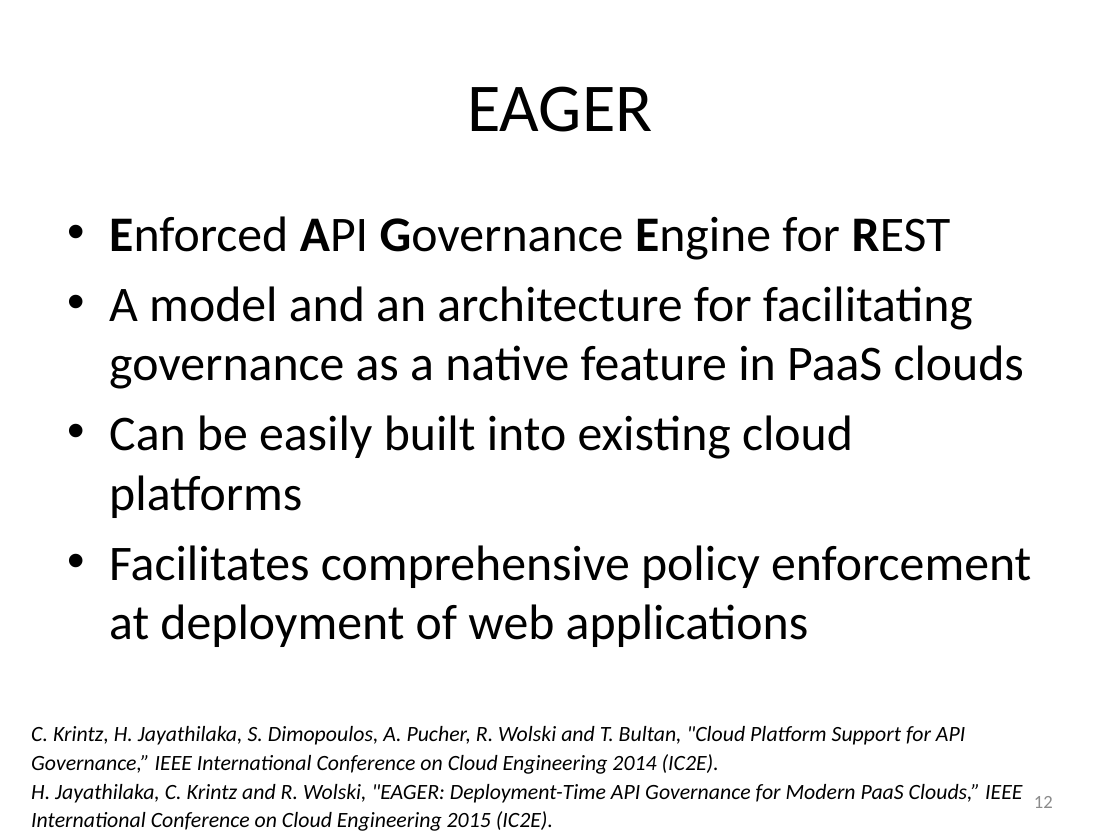
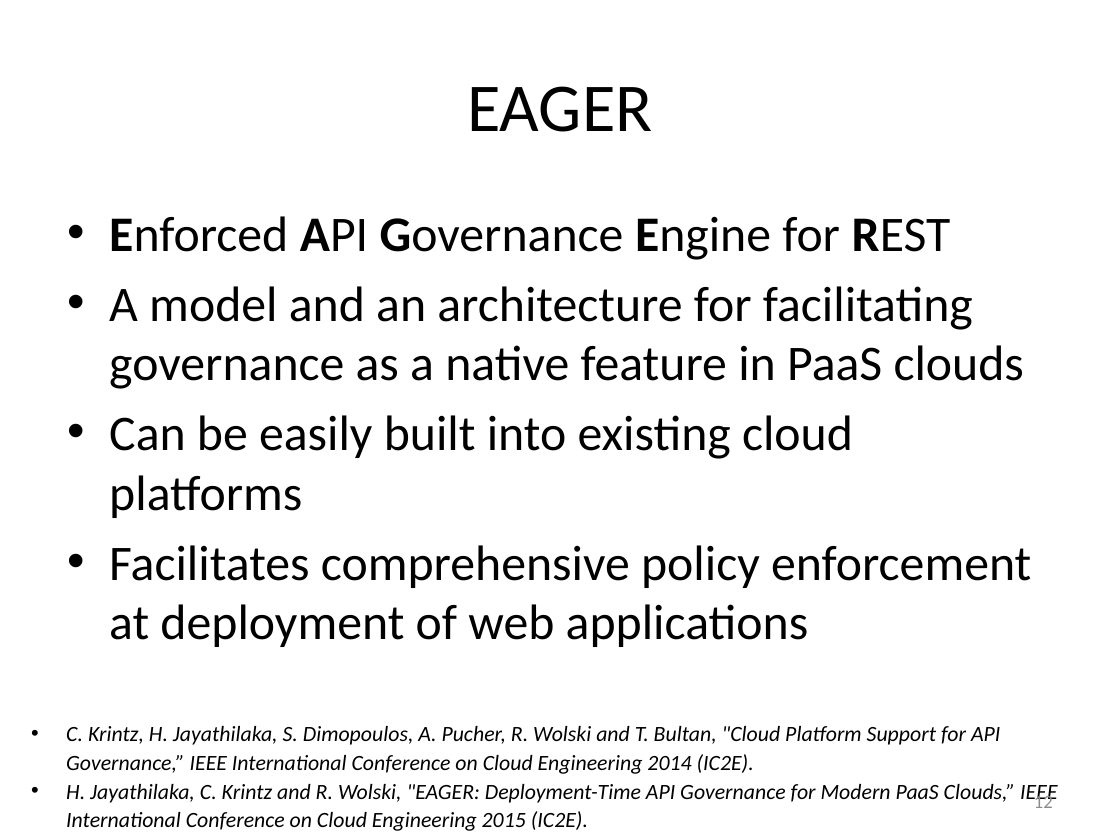
Before and after one commit to Dithn/eager-appscale, a slide deck: slide 12 of Eager/elk-experiment/appserver/system_design.pptx. Drawn at 1120x840 pixels with LibreOffice and Linux fonts; fonts in the diff are those of the drawing. Boxes give left, top, right and bottom in pixels: in the first picture for what was removed or moved away, otherwise in the second. Text is boxed around its words. In the diff, an @@ line names an element or a change of style, - is before the commit and + after.

```diff
--- a/Eager/elk-experiment/appserver/system_design.pptx
+++ b/Eager/elk-experiment/appserver/system_design.pptx
@@ text "C. Krintz, H. Jayathilaka, S. ..." at [66, 726, 1057, 831]: bullet none to • @@
```
Also in this commit, not shown: 11 other slides changed.
